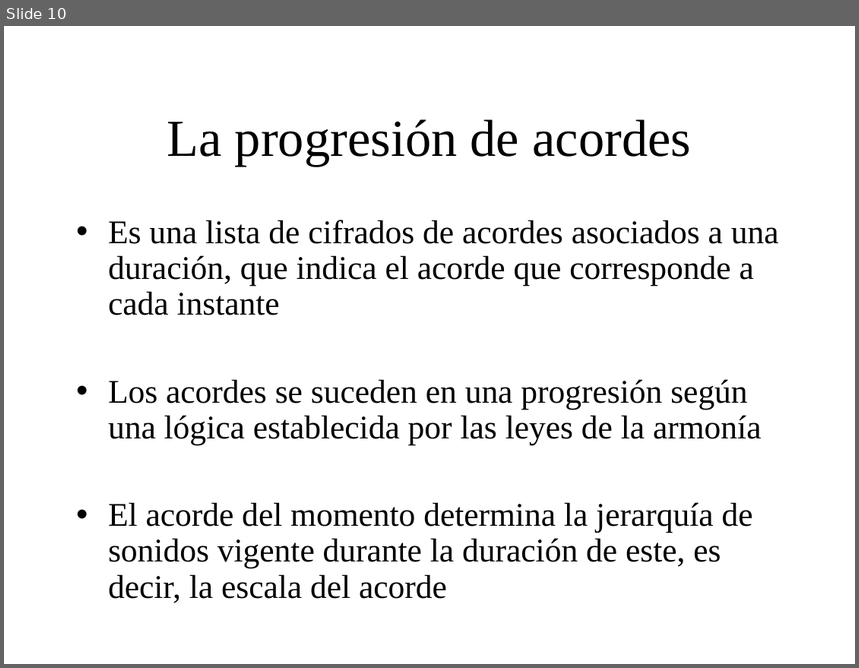
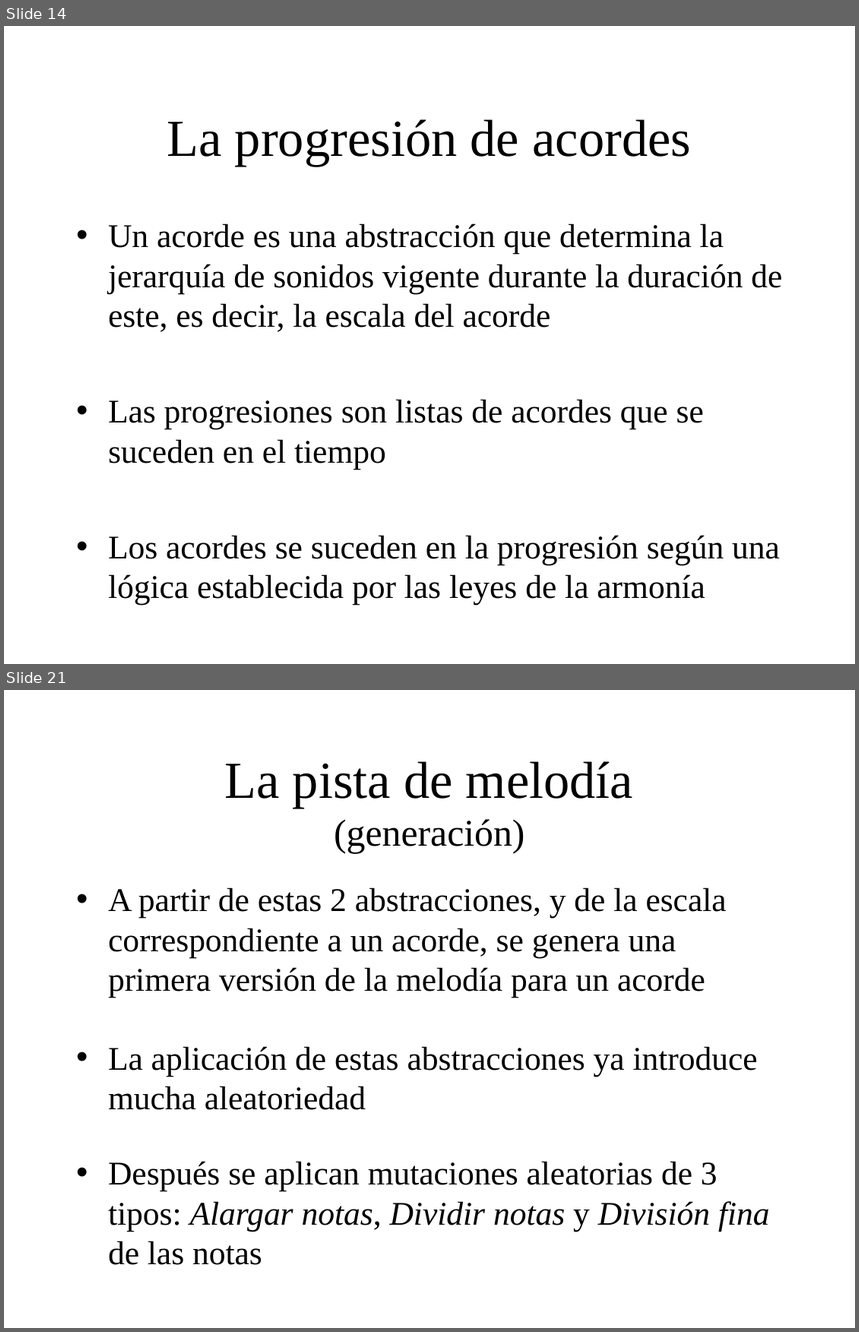
Before and after one commit to BackupTheBerlios/genaro, a slide deck: Documentos/MemoriaSSII/presentacion_proyecto.ppt. Shown one above the other, each under a label of ours: slide 10 before the commit, slides 14 and 21 after it; the slides between them are not shown. The pictures are 859x668 and 859x1332 pixels, drawn with LibreOffice and Linux fonts; fonts in the diff are those of the drawing; background and template pictures are left out. Boxes give left, top, right and bottom in pixels: in the first picture for what was removed or moved away, otherwise in the second. Text is boxed around its words. In the diff, an @@ line names an element or a change of style, - is before the commit and + after.

```diff
--- a/Documentos/MemoriaSSII/presentacion_proyecto.ppt
+++ b/Documentos/MemoriaSSII/presentacion_proyecto.ppt
@@ slide 21 added at (x1=4, y1=690, x2=855, y2=1328), background picture (left out) @@
@@ title added at (x1=225, y1=761, x2=633, y2=853), 44 pt, text #000000 @@
+La pista de melodía
+(generación)
@@ text added at (x1=108, y1=888, x2=770, y2=1265), 28 pt, text #000000 @@
+• A partir de estas 2 abstracciones, y de la escala correspondiente a un acorde, se genera una primera versión de la melodía para un acorde
+• La aplicación de estas abstracciones ya introduce mucha aleatoriedad
+• Después se aplican mutaciones aleatorias de 3 tipos: Alargar notas, Dividir notas y División fina de las notas
@@ what was slide 10 is now slide 14 @@
@@ slide 14 changed as well @@
@@ text at (x1=108, y1=224, x2=782, y2=605): text changed @@
-• Es una lista de cifrados de acordes asociados a una duración, que indica el acorde que corresponde a cada instante
-• Los acordes se suceden en una progresión según una lógica establecida por las leyes de la armonía
-• El acorde del momento determina la jerarquía de sonidos vigente durante la duración de este, es decir, la escala del acorde
+• Un acorde es una abstracción que determina la jerarquía de sonidos vigente durante la duración de este, es decir, la escala del acorde
+• Las progresiones son listas de acordes que se suceden en el tiempo
+• Los acordes se suceden en la progresión según una lógica establecida por las leyes de la armonía
```
Also in this commit, not shown: 7 other slides changed, 16 other slides added, 1 slide removed.
